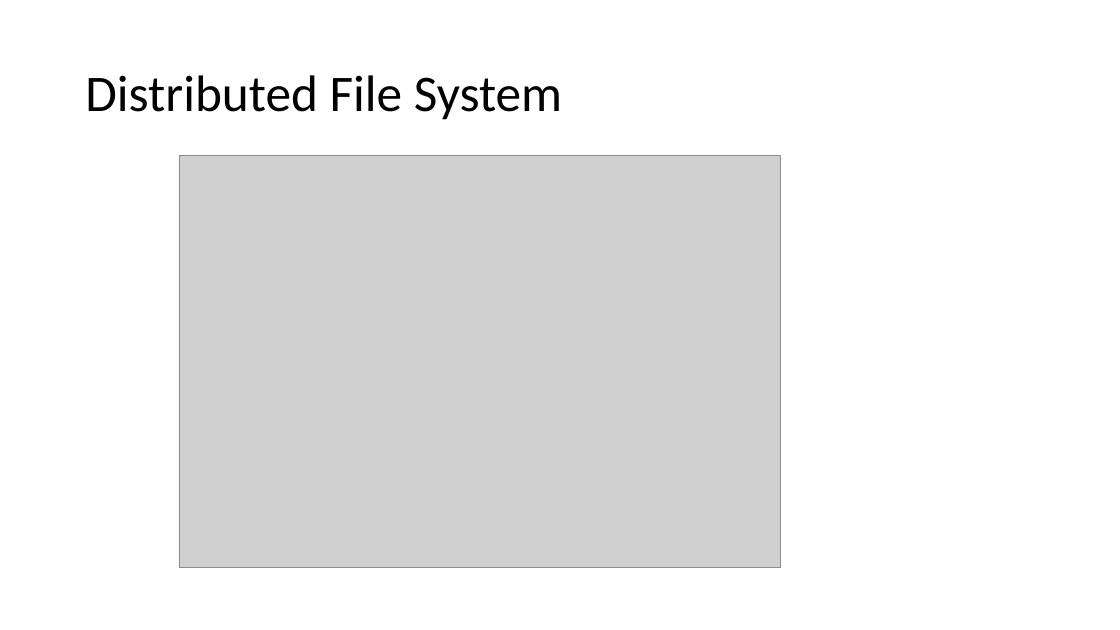
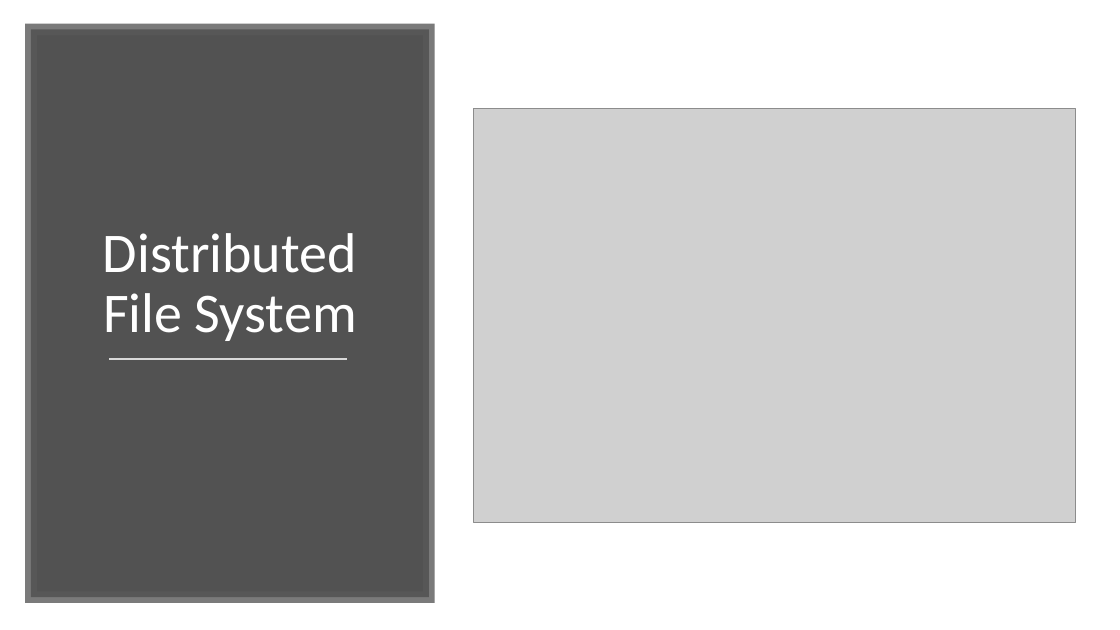
Before and after one commit to marilynwaldman/course, a slide deck: slide 6 of Hadoop/05-MapReduce.pptx (slide 4 before the commit). Drawn at 1120x630 pixels with LibreOffice and Linux fonts; fonts in the diff are those of the drawing; grey boxes stand for pictures. Boxes give left, top, right and bottom in pixels: in the first picture for what was removed or moved away, otherwise in the second. Text is boxed around its words. In the diff, an @@ line names an element or a change of style, - is before the commit and + after.

Commit message:
updated operating systems

```diff
--- a/Hadoop/05-MapReduce.pptx
+++ b/Hadoop/05-MapReduce.pptx
@@ rectangle added at (31, 29, 429, 597), fill #404040 at 90% opacity, outline #595959 10 pt @@
@@ title "Distributed File System": place and size @@
-title "Distributed File System" at (85, 75, 562, 120)
+title "Distributed File System" at (103, 233, 357, 341)
@@ title "Distributed File System" at (103, 233, 357, 341): size 44 to 48 pt, text colour #000000 to #FFFFFF; alignment left to centre; vertical alignment middle to bottom @@
@@ picture: place and size @@
-picture at (179, 155, 781, 568)
+picture at (474, 108, 1076, 522)
@@ line added from (109, 360) to (347, 360), #D9D9D9 1.75 pt @@
```
Also in this commit, not shown: 8 other slides changed, 2 slides added, 1 slide removed, 3 other files.
